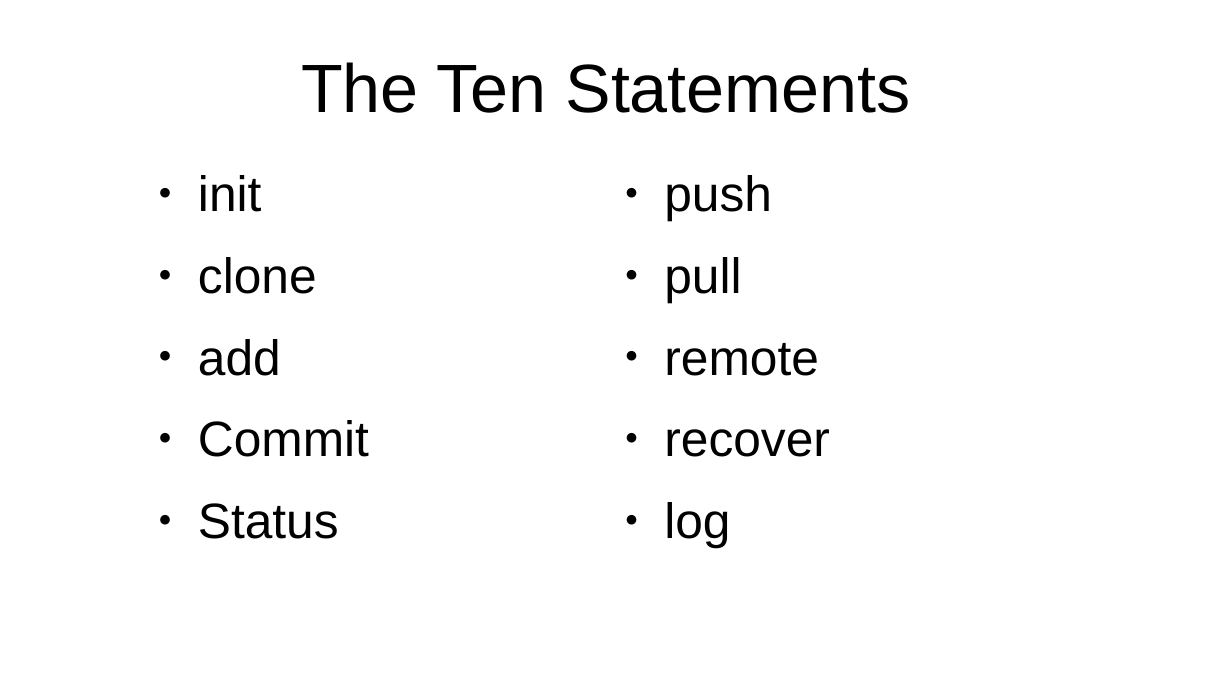
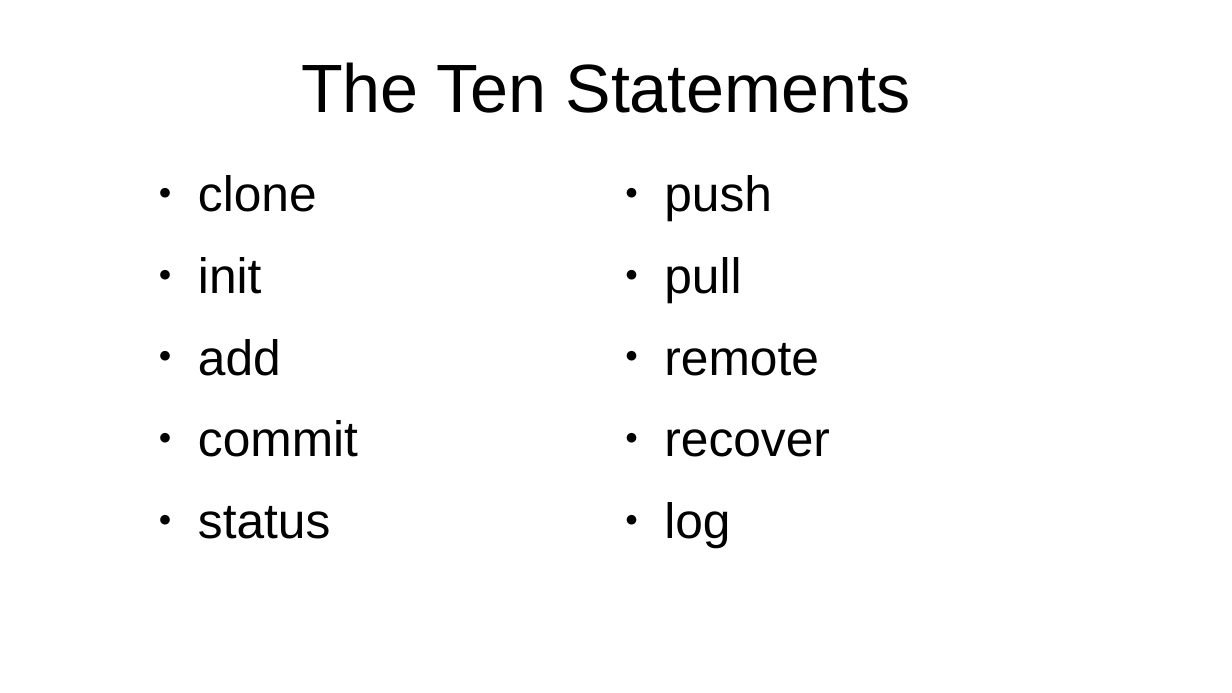
Before and after one commit to flintiii/TenStatementGit, a slide deck: slide 16 of vm_workshop_presentation.odp (slide 14 before the commit). Drawn at 1232x693 pixels with LibreOffice and Linux fonts; fonts in the diff are those of the drawing. Boxes give left, top, right and bottom in pixels: in the first picture for what was removed or moved away, otherwise in the second. Text is boxed around its words. In the diff, an @@ line names an element or a change of style, - is before the commit and + after.

```diff
--- a/vm_workshop_presentation.odp
+++ b/vm_workshop_presentation.odp
@@ text at bbox=[198, 175, 317, 212]: paragraph added @@
+● clone
@@ text at bbox=[198, 257, 317, 294]: paragraph removed @@
-● clone
@@ text at bbox=[198, 420, 358, 539]: text changed @@
-● Commit
-● Status
+● commit
+● status
```
Also in this commit, not shown: 3 other slides changed, 13 slides added, 12 slides removed.
